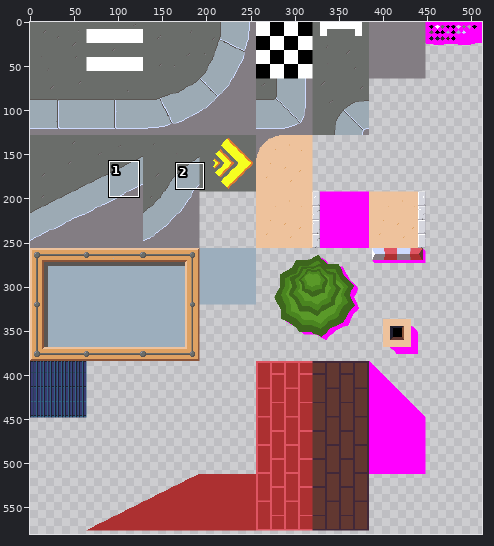
Pixel-art file -- core/assets/maps/city.ase. The first picture is a wide view before the edit; the outline marks the close-up.
Close-up. Earlier state:
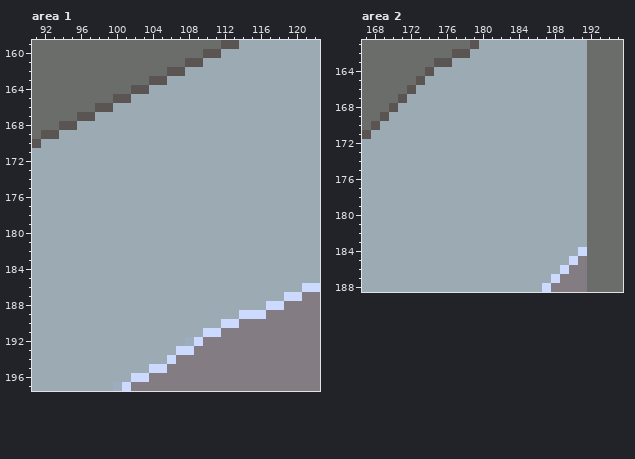
512x896 pixels, 1 frame. Shown: area 1: x 91..122, y 159..197; area 2: x 167..195, y 161..188. The wide view leaves out empty margins. The commit also changed other parts of the picture, which this record leaves out.
Once edited:
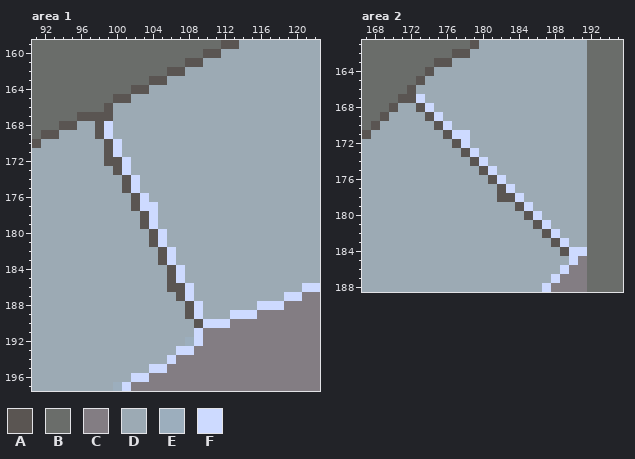
Palette (. is transparent): A #5a5552  B #6a6d6a  C #837d83  D #9caab4  E #9caebd  F #cddaff
Change:
Area 1:
y 166: x 98 A -> B
y 167: x 98..99 DD -> AA
y 168..169: x 98..99 DD -> AF
y 170..171: x 99..100 DD -> AF
y 172: x 99..101 DDD -> AAF
y 173: x 100..101 DD -> AF
y 174..175: x 101..102 DD -> AF
y 176: x 102..103 DD -> AF
y 177: x 102..104 DDD -> AFF
y 178..179: x 103..104 DD -> AF
y 180..181: x 104..105 DD -> AF
y 182..183: x 105..106 DD -> AF
y 184..185: x 106..107 DD -> AF
y 186: x 106..108 DDD -> AAF
y 187: x 107..108 DD -> AF
y 188: x 108..109 DD -> AF; x 116 D -> F
y 189: x 108..109 DD -> AF; x 113 D -> F; x 116 F -> C
y 190: x 109..111 DDD -> AFF; x 113 F -> C
y 191: x 109..111 DFF -> FCC
Area 2:
y 167: x 172..173 DD -> AF
y 168: x 173..174 DD -> AF
y 169: x 174..175 DD -> AF
y 170: x 175..176 DD -> AF
y 171: x 176..178 DDD -> AFF
y 172: x 177..178 DD -> AF
y 173: x 178..179 DD -> AF
y 174: x 179..180 DD -> AF
y 175: x 180..181 DD -> AF
y 176: x 181..182 DD -> AF
y 177: x 182..183 DD -> AF
y 178: x 182..184 DDD -> AAF
y 179: x 184..185 DD -> AF
y 180: x 185..186 DD -> AF
y 181: x 186..187 DD -> AF
y 182: x 187..188 DD -> AF
y 183: x 188..189 DD -> AF
y 184: x 189..190 DD -> AF
Boxes around the changes in both close-ups, in picture pixels (x1, y1, x2, y2):
changed: (95, 103, 266, 337)
changed: (407, 94, 578, 256)
